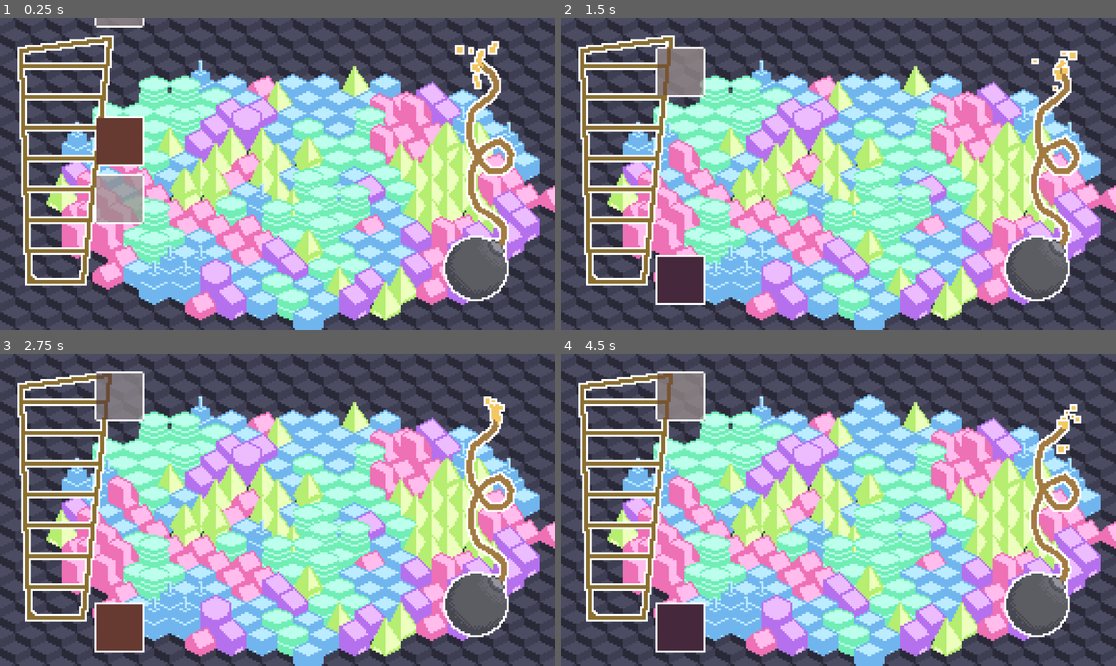
Above: before the commit, frames 1-4 (two rows, left to right).
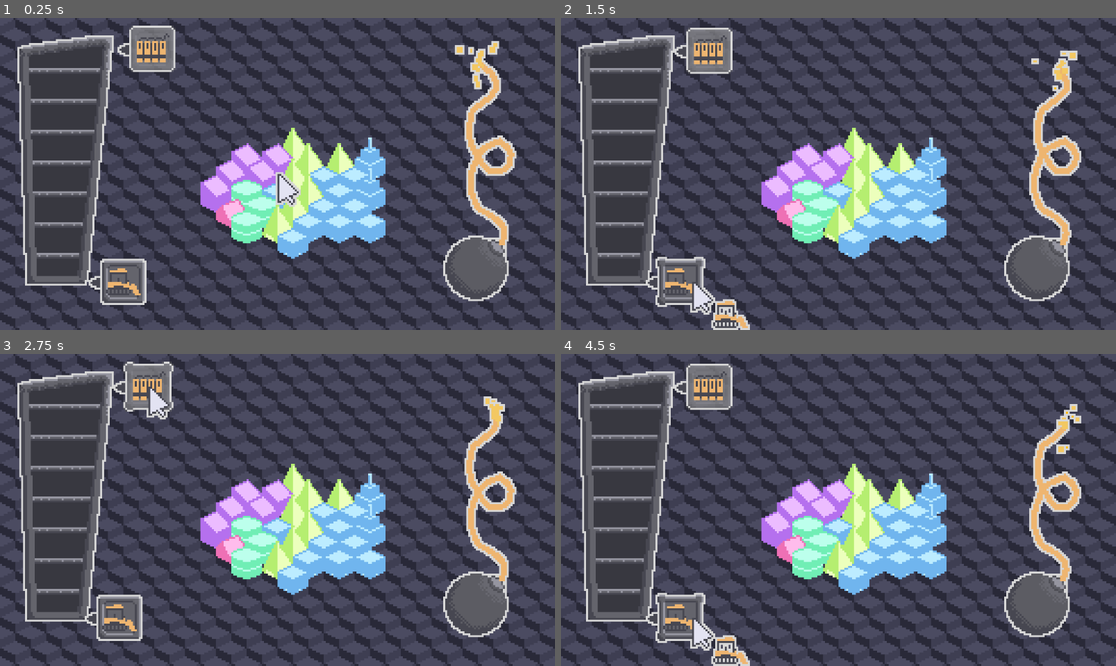
Above: after the commit, the same moments.

Repository: mudziok/destruction
Game: Godot game, scene res://main.tscn
Same seed, same stepped clock (60 frames per second), same inputs: the game is played once before the commit and once after it.
Inputs (mouse positions are in pixels of both pictures, inside the frame that each line leads up to; where the layout moved, square brackets give the same spot in the first picture):
- Up to frame 1 (0.25 s): no input
- Up to frame 2 (1.5 s): click (710, 49) [683, 142] at 0.5 s; click (694, 283) [694, 270] at 1.25 s
- Up to frame 3 (2.75 s): click (149, 385) [122, 400] at 2 s
- Up to frame 4 (4.5 s): click (694, 619) [694, 625] at 2.75 s; click (710, 385) [683, 397] at 3.5 s; click (694, 619) [694, 628] at 4.25 s

The runs differ from the first frame. In frame 1, 63% of the frame differs, in the area x 3-100%, y 0-100%; in frame 2, 64%; in frame 3, 63%; in frame 4, 64%, in the area x 3-100%, y 3-100%.

Commit message:
feat: bunch of changes :)

Diff:
--- a/main.tscn
+++ b/main.tscn
@@ -6,7 +6,7 @@
 
 [sub_resource type="ShaderMaterial" id="ShaderMaterial_8viwh"]
 shader = ExtResource("2_br3mh")
-shader_parameter/outline_color = Color(1, 1, 1, 1)
+shader_parameter/outline_color = Color(0.843184, 0.843184, 0.843184, 1)
 
 [node name="Control" type="Control"]
 layout_mode = 3
--- a/round_manager.gd
+++ b/round_manager.gd
@@ -5,7 +5,7 @@
 signal start_round(radius: int)
 signal round_won
 
-var current_radius = 8.0
+var current_radius = 3.0
 
 # Called when the node enters the scene tree for the first time.
 func _ready() -> void:
--- a/scenes/bomb.tscn
+++ b/scenes/bomb.tscn
@@ -12,7 +12,7 @@
 position = Vector2(12, -12)
 points = PackedVector2Array(1, 0, 3, -6, 2, -10, -2, -14, -7, -17, -11, -19, -14, -26, -15, -33, -14, -39, -11, -47, -7 …(198 unchanged characters)…
 width = 3.0
-default_color = Color(0.635294, 0.482353, 0.258824, 1)
+default_color = Color(0.933333, 0.709804, 0.439216, 1)
 
 [node name="Spark" type="CPUParticles2D" parent="Fuse"]
 position = Vector2(-11, -95)
--- /dev/null
+++ b/scenes/cursor.gd
@@ -0,0 +1,23 @@
+extends Sprite2D
+
+@onready var hints = {
+	'bulldozer': $Bulldozer,
+	'meteorite': $Dynamite,
+	'cross': $Cross,
+	'cooldown': $Cooldown
+}
+
+# Called when the node enters the scene tree for the first time.
+func _ready() -> void:
+	pass # Replace with function body.
+
+func change_cursor(hint: String):
+	for c in get_children():
+		c.visible = false
+	if hints.has(hint):
+		hints[hint].visible = true
+
+# Called every frame. 'delta' is the elapsed time since the previous frame.
+func _process(delta: float) -> void:
+	var mouse_position = get_global_mouse_position()
+	position = Vector2(round(mouse_position.x), round(mouse_position.y))
--- a/scenes/destruction_points.gd
+++ b/scenes/destruction_points.gd
@@ -1,7 +1,10 @@
-extends TextureProgressBar
+extends ColorRect
 
 
 var destination_value = 0.0
+
+var value = 0.0
+var max_value = 100.0
 
 func _ready() -> void:
 	pass
@@ -12,8 +15,10 @@
 	if destination_value < value:
 		value = destination_value
 	else:
-		value = lerp(value, destination_value, delta * 2.0)
+		value = lerp(value, destination_value, delta * 5.0)
 	scale_y = (max_value / 100.0)
+	if material:
+		material.set_shader_parameter('progress', value / max_value)
 	if $Bars.material:
 		$Bars.material.set_shader_parameter('scale_y', scale_y)
 
--- a/scenes/power_up.gd
+++ b/scenes/power_up.gd
@@ -24,7 +24,12 @@
 		material.set_shader_parameter('cooldown', 1.0 - $Timer.time_left / wait_time)
 		material.set_shader_parameter('gray_out', 0.0 if is_purchasable else 0.5)
 
-	position.y = lerp(position.y, (1.0 - cost/max_value) * 120.0, delta * 2.0)
+	position.y = lerp(position.y, (1.0 - cost/max_value) * 120.0 - 5, delta * 2.0)
+	position.x = lerp(position.x,  55.0 - (1.0 - cost/max_value) * 15.0, delta * 2.0)
 
 func _on_timer_timeout() -> void:
 	is_on_cooldown = false
+
+
+func _on_pressed() -> void:
+	Input.set_mouse_mode(Input.MOUSE_MODE_HIDDEN)
--- a/scenes/progress_fluid.gdshader
+++ b/scenes/progress_fluid.gdshader
@@ -26,11 +26,12 @@
 
 uniform float progress: hint_range(0.0, 1.0) = 0.5;
 uniform vec4 bg_color: source_color;
-uniform vec4 wave_1_color: source_color;
 uniform vec4 wave_2_color: source_color;
 uniform float wave_1_speed = -1.0;
 uniform float wave_2_speed = 1.0;
 uniform sampler2D mask;
+uniform sampler2D noise;
+uniform sampler2D color_map;
 
 vec4 wave( vec2 uv, vec4 wave_color, float level, float freq, float amp, float sin_shift, float speed ){
 	float sinus = sin( (uv.x + sin_shift + TIME * speed) * freq) * amp;
@@ -40,9 +41,10 @@
 }
 
 void fragment() {
-
-	vec4 wave1 = wave(UV, wave_1_color, progress, 2.5, 0.1, 0.0, wave_1_speed);
-	vec4 wave2 = wave(UV, wave_2_color, progress, 2.0, 0.05, 0.7785*TIME, wave_2_speed);
+	vec4 wave_noise = texture(noise, vec2(fract(UV.x + TIME * 0.2), fract(UV.y)));
+	vec4 wave_color = texture(color_map, vec2(fract(UV.y * 10.0 - UV.x + wave_noise.r * 0.2), 0.5));
+	vec4 wave1 = wave(UV, wave_color * 0.9, progress, 2.5, 0.05, 0.0, wave_1_speed);
+	vec4 wave2 = wave(UV, wave_color, progress, 2.0, 0.02, 0.7785*TIME, wave_2_speed);
 
 	vec4 combined_waves = mix(wave1, wave2, wave2.a);
 	vec3 col = mix( bg_color, combined_waves, combined_waves.a ).rgb;
--- a/scenes/shop_item.gdshader
+++ b/scenes/shop_item.gdshader
@@ -4,5 +4,5 @@
 
 void fragment() {
 	vec4 col = texture(TEXTURE, UV.xy);
-	COLOR = vec4(col.rgb, max(0.0, step(UV.y, cooldown) - gray_out));
+	COLOR = vec4(col.rgb, max(0.0, max(step(UV.y, cooldown), 0.5) - gray_out) * col.a);
 }
--- a/scenes/shop_item.tscn
+++ b/scenes/shop_item.tscn
@@ -1,9 +1,10 @@
-[gd_scene load_steps=6 format=3 uid="uid://e3cvdedjjmx"]
+[gd_scene load_steps=7 format=3 uid="uid://e3cvdedjjmx"]
 
 [ext_resource type="Shader" path="res://scenes/shop_item.gdshader" id="1_h6e3w"]
 [ext_resource type="Script" path="res://scenes/power_up.gd" id="2_au26n"]
 [ext_resource type="Texture2D" uid="uid://cojndhgwl6dsf" path="res://sprites/shop_item.png" id="2_nb60v"]
 [ext_resource type="Texture2D" uid="uid://d0pswgivi6mr" path="res://sprites/shop_item_toggled.png" id="3_mumri"]
+[ext_resource type="Texture2D" uid="uid://ba2drhr4eo66i" path="res://sprites/notch.png" id="5_8vhnx"]
 
 [sub_resource type="ShaderMaterial" id="ShaderMaterial_71sgw"]
 resource_local_to_scene = true
@@ -12,6 +13,7 @@
 shader_parameter/gray_out = 0.0
 
 [node name="Bulldozer" type="TextureButton"]
+texture_filter = 1
 material = SubResource("ShaderMaterial_71sgw")
 offset_right = 24.0
 offset_bottom = 24.0
@@ -25,4 +27,11 @@
 wait_time = 1.5
 one_shot = true
 
+[node name="Notch" type="Sprite2D" parent="."]
+texture_filter = 1
+position = Vector2(-5, 10)
+texture = ExtResource("5_8vhnx")
+centered = false
+
+[connection signal="pressed" from="." to="." method="_on_pressed"]
 [connection signal="timeout" from="Timer" to="." method="_on_timer_timeout"]
--- a/scenes/ui.gd
+++ b/scenes/ui.gd
@@ -45,9 +45,13 @@
 			use_brush.emit(brush, mouse_position)
 
 func _process(_delta):
-	var cursor = brush
-	if brushes.has(brush) and not brushes[brush].can_demolish():
-		cursor = 'none'
+	var hint = brush
+	if brushes.has(brush):
+		if brushes[brush].is_on_cooldown:
+			hint = 'cooldown'
+		if not brushes[brush].is_purchasable:
+			hint = 'none'
+	$Cursor.change_cursor(hint)
 
 func untoggle_all(mask: String):
 	for b in brushes:
--- a/scenes/ui.tscn
+++ b/scenes/ui.tscn
@@ -1,7 +1,6 @@
-[gd_scene load_steps=17 format=3 uid="uid://cfmytruokew5u"]
+[gd_scene load_steps=26 format=3 uid="uid://cfmytruokew5u"]
 
 [ext_resource type="Script" path="res://scenes/ui.gd" id="1_66jpf"]
-[ext_resource type="Texture2D" uid="uid://ldsw7bpmogg3" path="res://sprites/pink_palette.png" id="2_a6t12"]
 [ext_resource type="Script" path="res://scenes/destruction_points.gd" id="2_cvb26"]
 [ext_resource type="Shader" path="res://scenes/shop_item.gdshader" id="3_0hply"]
 [ext_resource type="PackedScene" uid="uid://e3cvdedjjmx" path="res://scenes/shop_item.tscn" id="3_ykfnh"]
@@ -10,16 +9,39 @@
 [ext_resource type="Texture2D" uid="uid://dtwx2j4jxfy85" path="res://sprites/bars.png" id="6_jayf1"]
 [ext_resource type="Texture2D" uid="uid://blfo102oxqyll" path="res://sprites/bar_stretch.png" id="6_rjcay"]
 [ext_resource type="Texture2D" uid="uid://gquwaw4xrwwj" path="res://sprites/bar_stretch-fluidt.png" id="7_mv6vh"]
+[ext_resource type="Texture2D" uid="uid://dk33olw2vke6y" path="res://sprites/bulldozer.png" id="10_mfb00"]
+[ext_resource type="Texture2D" uid="uid://te6buu36cmcv" path="res://sprites/cross.png" id="10_n74h0"]
+[ext_resource type="Texture2D" uid="uid://cfhyffm6rblqp" path="res://sprites/dynamite.png" id="11_faumu"]
+[ext_resource type="Texture2D" uid="uid://blrcinf8trjtd" path="res://sprites/cursor.png" id="13_qr5w6"]
+[ext_resource type="Script" path="res://scenes/cursor.gd" id="14_tj6bn"]
+[ext_resource type="Texture2D" uid="uid://c61ppmfgtyvq4" path="res://sprites/cooldown.png" id="15_gdg51"]
+
+[sub_resource type="Gradient" id="Gradient_w8hs4"]
+interpolation_mode = 1
+offsets = PackedFloat32Array(0, 0.531599)
+colors = PackedColorArray(0.278431, 0.278431, 0.317647, 1, 0.933333, 0.709804, 0.439216, 1)
+
+[sub_resource type="GradientTexture1D" id="GradientTexture1D_cdhal"]
+gradient = SubResource("Gradient_w8hs4")
+
+[sub_resource type="FastNoiseLite" id="FastNoiseLite_a67fo"]
+
+[sub_resource type="NoiseTexture2D" id="NoiseTexture2D_socgb"]
+width = 64
+height = 64
+seamless = true
+noise = SubResource("FastNoiseLite_a67fo")
 
 [sub_resource type="ShaderMaterial" id="ShaderMaterial_ine8p"]
 shader = ExtResource("6_0guhv")
-shader_parameter/progress = 0.261
-shader_parameter/bg_color = null
-shader_parameter/wave_1_color = Color(0.92, 0.2576, 0.46736, 1)
+shader_parameter/progress = 0.235
+shader_parameter/bg_color = Color(0.22, 0.22, 0.25, 1)
 shader_parameter/wave_2_color = Color(0.87002, 0.649101, 0.72619, 1)
 shader_parameter/wave_1_speed = -1.0
 shader_parameter/wave_2_speed = 1.0
 shader_parameter/mask = ExtResource("7_mv6vh")
+shader_parameter/noise = SubResource("NoiseTexture2D_socgb")
+shader_parameter/color_map = SubResource("GradientTexture1D_cdhal")
 
 [sub_resource type="ShaderMaterial" id="ShaderMaterial_v188h"]
 shader = ExtResource("6_g8p46")
@@ -54,18 +76,13 @@
 
 [node name="Shop" type="Node2D" parent="."]
 
-[node name="DestructionPoints" type="TextureProgressBar" parent="."]
+[node name="DestructionPoints" type="ColorRect" parent="."]
+texture_repeat = 2
 material = SubResource("ShaderMaterial_ine8p")
 offset_left = 10.0
 offset_top = 10.0
 offset_right = 58.0
 offset_bottom = 138.0
-value = 100.0
-allow_greater = true
-allow_lesser = true
-fill_mode = 3
-nine_patch_stretch = true
-texture_progress = ExtResource("2_a6t12")
 script = ExtResource("2_cvb26")
 
 [node name="Bars" type="Sprite2D" parent="DestructionPoints"]
@@ -83,30 +100,73 @@
 [node name="Cross" parent="DestructionPoints" instance=ExtResource("3_ykfnh")]
 material = SubResource("ShaderMaterial_dmpgd")
 layout_mode = 0
-offset_left = 40.0
-offset_top = -10.0
-offset_right = 76.0
-offset_bottom = 14.0
+offset_left = 57.0
+offset_top = -49.0
+offset_right = 93.0
+offset_bottom = -25.0
 cost = 150
 wait_time = 3.0
+
+[node name="Cross2" type="Sprite2D" parent="DestructionPoints/Cross"]
+position = Vector2(3, 3)
+texture = ExtResource("10_n74h0")
+centered = false
 
 [node name="Meteorite" parent="DestructionPoints" instance=ExtResource("3_ykfnh")]
 material = SubResource("ShaderMaterial_8onra")
 layout_mode = 0
-offset_left = 40.0
-offset_top = 120.0
-offset_right = 64.0
-offset_bottom = 144.0
+offset_left = 59.0
+offset_top = -7.0
+offset_right = 83.0
+offset_bottom = 17.0
 cost = 100
 wait_time = 2.0
+
+[node name="Dynamite" type="Sprite2D" parent="DestructionPoints/Meteorite"]
+position = Vector2(3, 3)
+texture = ExtResource("11_faumu")
+centered = false
 
 [node name="Bulldozer" parent="DestructionPoints" instance=ExtResource("3_ykfnh")]
 material = SubResource("ShaderMaterial_d6hgf")
 layout_mode = 0
-offset_left = 40.0
-offset_top = -10.0
-offset_right = 76.0
-offset_bottom = 14.0
+offset_left = 44.0
+offset_top = 115.0
+offset_right = 80.0
+offset_bottom = 139.0
+
+[node name="Bulldozer" type="Sprite2D" parent="DestructionPoints/Bulldozer"]
+texture_filter = 1
+position = Vector2(3, 3)
+texture = ExtResource("10_mfb00")
+centered = false
+
+[node name="Cursor" type="Sprite2D" parent="."]
+texture_filter = 1
+position = Vector2(100, 67)
+texture = ExtResource("13_qr5w6")
+centered = false
+script = ExtResource("14_tj6bn")
+
+[node name="Bulldozer" type="Sprite2D" parent="Cursor"]
+visible = false
+position = Vector2(20, 17)
+texture = ExtResource("10_mfb00")
+
+[node name="Cross" type="Sprite2D" parent="Cursor"]
+visible = false
+position = Vector2(19, 17)
+texture = ExtResource("10_n74h0")
+
+[node name="Dynamite" type="Sprite2D" parent="Cursor"]
+visible = false
+position = Vector2(19, 17)
+texture = ExtResource("11_faumu")
+
+[node name="Cooldown" type="Sprite2D" parent="Cursor"]
+visible = false
+position = Vector2(19, 18)
+texture = ExtResource("15_gdg51")
 
 [connection signal="toggled" from="DestructionPoints/Cross" to="." method="_on_cross_toggled"]
 [connection signal="toggled" from="DestructionPoints/Meteorite" to="." method="_on_meteorite_toggled"]
--- a/tile_map_layer.gd
+++ b/tile_map_layer.gd
@@ -28,7 +28,7 @@
 var generation_radius = 0
 func generate_city(radius: int) -> void:
 	generation_radius = radius
-	var roots = get_points_in_radius(Vector2i.ZERO, radius)
+	var roots = get_points_in_radius(Vector2i.ZERO, radius - 0.5)
 	for cell in roots:
 		erase_cell(cell)
 
Binary file changed: sprites/bar_stretch.png
Binary file changed: sprites/bars.png
Binary file added: sprites/bulldozer.png
Not shown, added: sprites/bulldozer.png.import
Binary file added: sprites/cooldown.png
Not shown, added: sprites/cooldown.png.import
Binary file added: sprites/cross.png
Not shown, added: sprites/cross.png.import
Binary file added: sprites/cursor.png
Not shown, added: sprites/cursor.png.import
Binary file added: sprites/dynamite.png
Not shown, added: sprites/dynamite.png.import
(and 4 more such lines)
